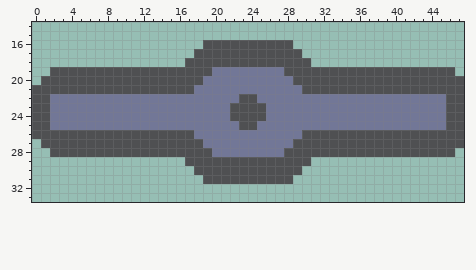
Edited in one commit: pixel-art sprite (sprites/units/AirRocket/T1arocket-rotor.png). Above is the file before it was changed.
The file is 48x48 pixels. Shown: x 0..47, y 14..33.
After:
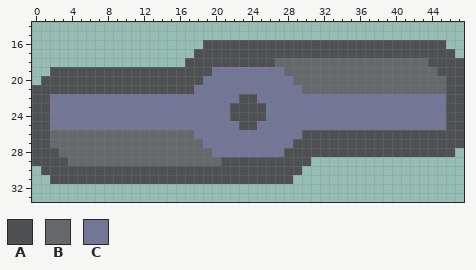
Palette (. is transparent): A #4f5052  B #66696b  C #727797
From old to new:
Changed rows in their new state; - is an unchanged pixel.
first column x 27:
16 --AAAAAAAAAAAAAAAAA--
17 ---AAAAAAAAAAAAAAAAA-
18 BBBBBBBBBBBBBBBBBAAAA
19 -BBBBBBBBBBBBBBBBB--A
20 --BBBBBBBBBBBBBBBBB--
21 ---BBBBBBBBBBBBBBBB--
first column x 0:
26 --BBBBBBBBBBBBBBBB---
27 A-BBBBBBBBBBBBBBBBB--
28 AA-BBBBBBBBBBBBBBBBB-
29 AAAABBBBBBBBBBBBBBBBB
30 -AAAAAAAAAAAAAAAAA---
31 --AAAAAAAAAAAAAAAAA--
